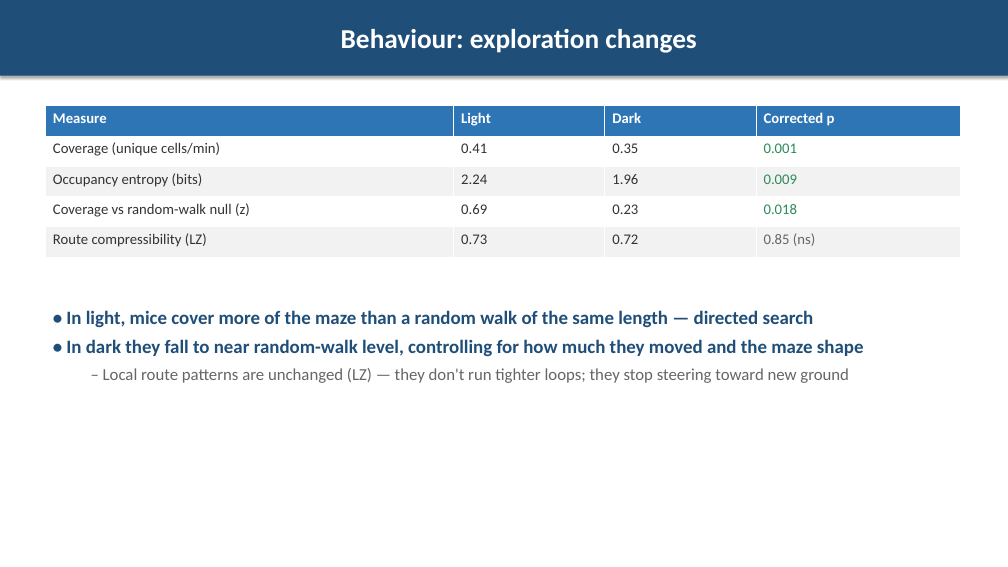
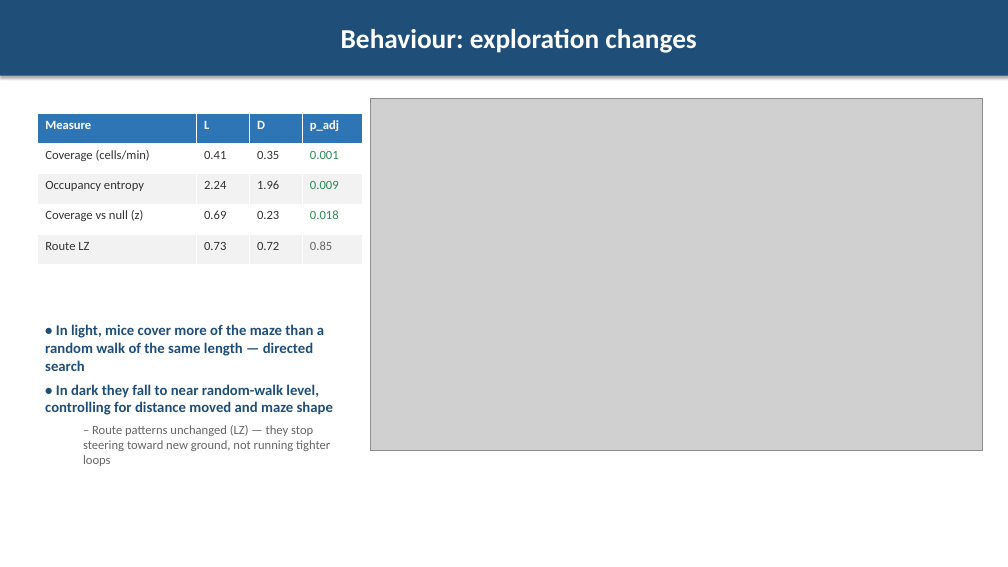
Before and after one commit to chaplinta/hm2p, a slide deck: slide 9 of docs/manuscripts/results-summary-deck.pptx. Drawn at 1008x567 pixels with LibreOffice and Linux fonts; fonts in the diff are those of the drawing; grey boxes stand for pictures. Boxes give left, top, right and bottom in pixels: in the first picture for what was removed or moved away, otherwise in the second. Text is boxed around its words. In the diff, an @@ line names an element or a change of style, - is before the commit and + after.

```diff
--- a/docs/manuscripts/results-summary-deck.pptx
+++ b/docs/manuscripts/results-summary-deck.pptx
@@ table at (38,113,363,265) @@
-row 1: Measure | Light | Dark | Corrected p
+row 1: Measure | L | D | p_adj
-row 2, column 1: Coverage (unique cells/min)
+row 2, column 1: Coverage (cells/min)
-row 3, column 1: Occupancy entropy (bits)
+row 3, column 1: Occupancy entropy
-row 4, column 1: Coverage vs random-walk null (z)
+row 4, column 1: Coverage vs null (z)
-row 5, column 1: Route compressibility (LZ)
+row 5, column 1: Route LZ
-row 5, column 4: 0.85 (ns)
+row 5, column 4: 0.85
@@ size 14 to 12 pt in "Measure", "0.41", "0.35", "0.001" and 8 more places @@
@@ table: place and size @@
-table at (45,106,960,257)
+table at (38,113,363,265)
@@ picture added at (371,98,983,451) @@
@@ text "• In light, mice cover ...": place and size @@
-text "• In light, mice cover ..." at (66,310,864,383)
+text "• In light, mice cover ..." at (45,324,333,466)
@@ text at (45,324,324,371): size 18 to 14 pt in "• In light, mice cover more of ..." @@
@@ text at (45,384,333,466): text changed; size 16 to 12 pt @@
-• In dark they fall to near random-walk level, controlling for how much they moved and the maze shape
-  – Local route patterns are unchanged (LZ) — they don't run tighter loops; they stop steering toward new ground
+• In dark they fall to near random-walk level, controlling for distance moved and maze shape
+  – Route patterns unchanged (LZ) — they stop steering toward new ground, not running tighter loops
```
Also in this commit, not shown: 3 other slides changed, 6 other files.
